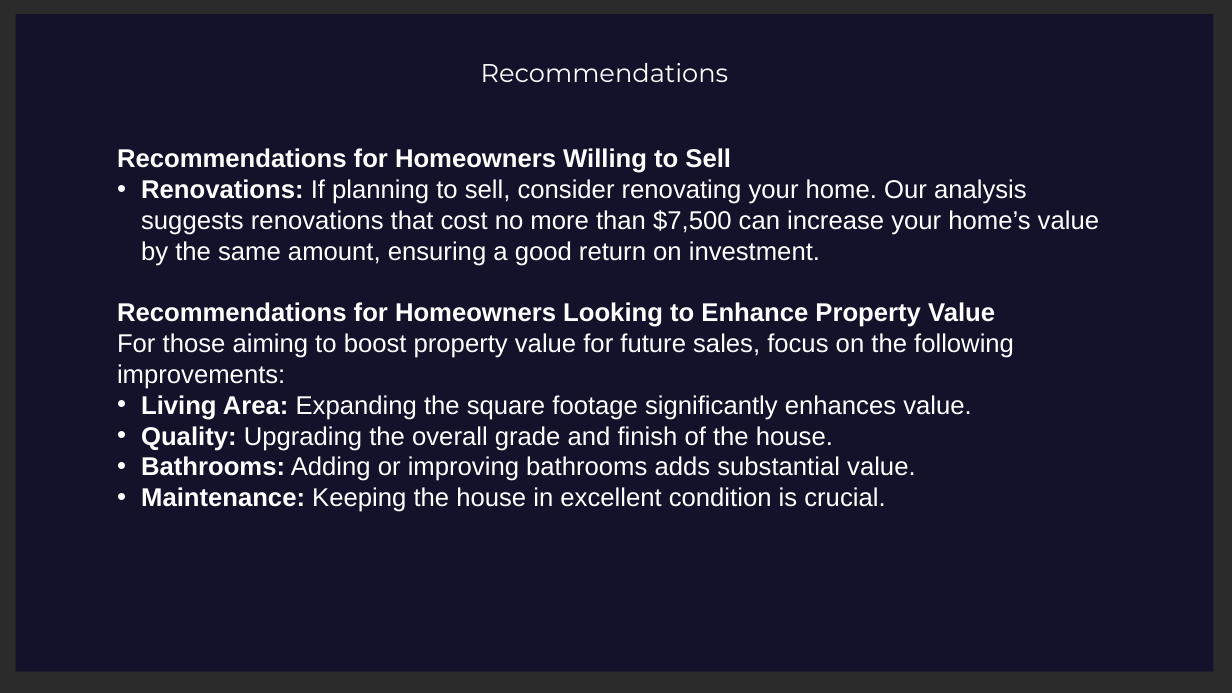
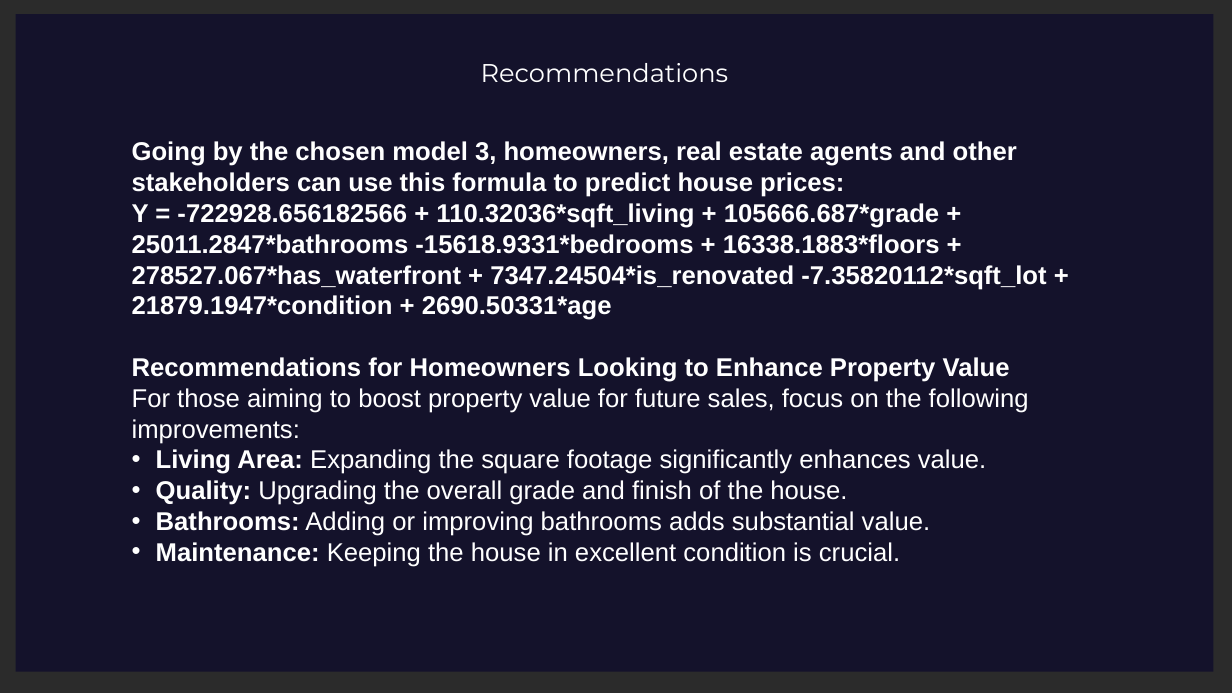
Before and after one commit to Leila-Nyambura/king-county-house-price-prediction-LRM, a slide deck: slide 23 of Northwestern-County-Homes-Regression-Modelling-Project-Presentation.pptx (slide 24 before the commit). Drawn at 1232x693 pixels with LibreOffice and Linux fonts; fonts in the diff are those of the drawing; background and template pictures are left out; a plain dark background stands for a picture behind light text. Boxes give left, top, right and bottom in pixels: in the first picture for what was removed or moved away, otherwise in the second. Text is boxed around its words. In the diff, an @@ line names an element or a change of style, - is before the commit and + after.

Commit message:
Added changes to the PPT

```diff
--- a/Northwestern-County-Homes-Regression-Modelling-Project-Presentation.pptx
+++ b/Northwestern-County-Homes-Regression-Modelling-Project-Presentation.pptx
@@ text "Going by the chosen model ...": place and size @@
-text "Going by the chosen model ..." at (117,148,1099,512)
+text "Going by the chosen model ..." at (132,141,1046,567)
@@ text at (132,141,1046,320): text changed; bold on @@
-Recommendations for Homeowners Willing to Sell
-• Renovations: If planning to sell, consider renovating your home. Our analysis suggests renovations that cost no more than $7,500 can increase your home’s value by the same amount, ensuring a good return on investment.
+Going by the chosen model 3, homeowners, real estate agents and other stakeholders can use this formula to predict house prices:
+Y = -722928.656182566 + 110.32036*sqft_living + 105666.687*grade + 25011.2847*bathrooms -15618.9331*bedrooms + 16338.1883*floors + 278527.067*has_waterfront + 7347.24504*is_renovated -7.35820112*sqft_lot + 21879.1947*condition + 2690.50331*age
```
Also in this commit, not shown: 1 slide removed.
